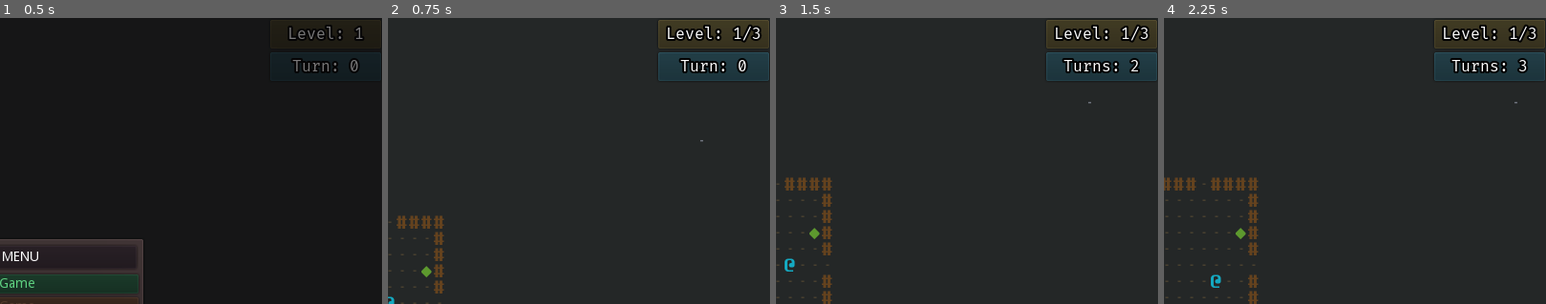
Above: before the commit, frames 1-4 (left to right).
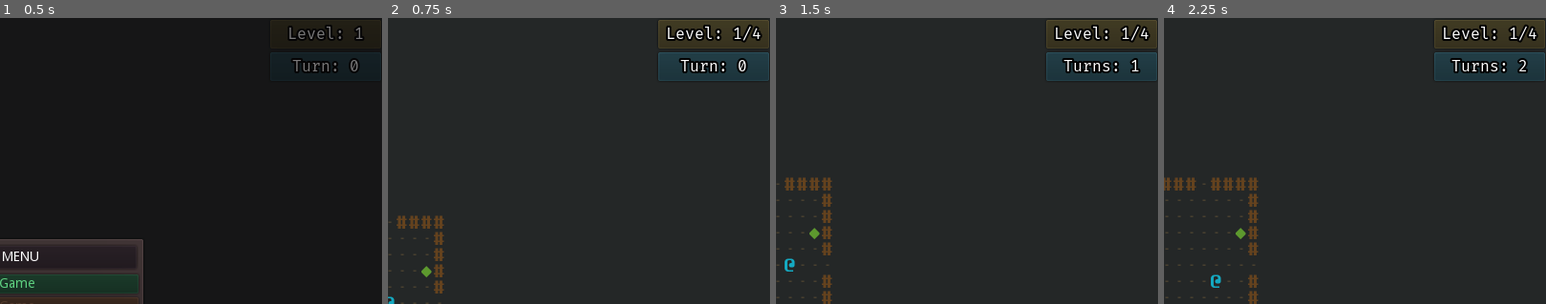
Above: after the commit, the same moments.

Repository: ZenCoderGames/ZRoguelikeGame
Game: Godot game, scene res://scene/main/MainScene.tscn
Two runs of this game, one before a commit and one after it. Both use one fixed random seed, a clock stepped at 60 frames per second and the inputs below.
Inputs:
- Up to frame 1 (0.5 s): no input
- Up to frame 2 (0.75 s): click "New Game" at 0.5 s
- Up to frame 3 (1.5 s): tap Enter at 1.25 s; hold Right (move_right) from 1.28 s (still down); tap S (cam_move_down) at 1.35 s
- Up to frame 4 (2.25 s): tap Space at 2 s; release Right (move_right) at 2.03 s; hold Down (move_down) from 2.03 s (still down); tap A (cam_move_left) at 2.1 s
The pictures show only the part of the screen within x 50-100%, y 0-50%; the shares and areas given below are measured in that part.

Frame 1 is identical in both runs. In frame 2, 0.1% of the frame differs, in the area x 81-98%, y 2-44%; in frame 3, 0.2%, in the area x 81-98%, y 2-30%; in frame 4, 0.2%.

Commit message:
Fixes for restarting and ascending levels

Diff:
--- a/resource/dungeons.json
+++ b/resource/dungeons.json
@@ -1,5 +1,12 @@
 {
 	"dungeons": [
+		{
+			"numRooms": 3,
+			"roomMinRows": 8,
+			"roomMaxRows": 12,
+			"roomMinCols": 8,
+			"roomMaxCols": 12
+		},
 		{
 			"numRooms": 9,
 			"roomMinRows": 8,
--- a/scene/main/MainScene.tscn
+++ b/scene/main/MainScene.tscn
@@ -43,6 +43,7 @@
 [node name="Battle" type="Node2D" parent="."]
 script = ExtResource( 4 )
 timeBetweenMoves = 0.2
+dontSpawnEnemies = true
 
 [node name="PlayerInput" type="Node" parent="Battle"]
 script = ExtResource( 3 )
--- a/scripts/battle/BattleInstance.gd
+++ b/scripts/battle/BattleInstance.gd
@@ -53,13 +53,14 @@
 
 func recreate_dungeon(newDungeonIdx):
 	currentDungeonIdx = newDungeonIdx
-	Dungeon.init(self, dungeonDataList[currentDungeonIdx])
-	Dungeon.clean_up()
-	_shared_dungeon_init()
-	emit_signal("OnDungeonRecreated")
+	Dungeon.clean_up(newDungeonIdx==0)
+	Dungeon.init(self, dungeonDataList[newDungeonIdx])
+	_shared_dungeon_init(newDungeonIdx==0)
+	if newDungeonIdx==0:
+		emit_signal("OnDungeonRecreated")
 
-func _shared_dungeon_init():
-	Dungeon.create()
+func _shared_dungeon_init(recreatePlayer:bool=true):
+	Dungeon.create(recreatePlayer)
 	onGameOver = false
 	_toggle_main_menu()
 	Dungeon.player.connect("OnDeath", self, "_on_game_over")
--- a/scripts/battle/Dungeon.gd
+++ b/scripts/battle/Dungeon.gd
@@ -11,7 +11,7 @@
 const intersectionBuffer:int = 0
 
 var player:PlayerCharacter = null
-var turnsTaken:int = 0
+var turnsTaken:int = -1
 
 var loadedScenes:Array = []
 
@@ -24,14 +24,14 @@
 	battleInstance = battleInst
 	dungeonData = dungeonDataRef
 
-func create() -> void:
+func create(recreatePlayer:bool) -> void:
 	_init_rooms()
 	_init_connections()
 	_init_path()
 	_init_data()
 	_init_enemies()
 	_init_items()
-	_init_player()
+	_init_player(recreatePlayer)
 
 func _init_rooms():
 	rooms = []
@@ -265,13 +265,18 @@
 		if !room.isStartRoom:
 			room.generate_items(randi() % 2)"""
 
-func _init_player():
+func _init_player(recreatePlayer:bool):
 	var cell:DungeonCell = rooms[0].get_safe_starting_cell()
-	player = load_character(loadedScenes, cell, dataManager.playerData, Constants.ENTITY_TYPE.DYNAMIC, Constants.pc, Constants.TEAM.PLAYER)
-	emit_signal("OnPlayerCreated", player)
+	if recreatePlayer:
+		player = load_character(loadedScenes, cell, dataManager.playerData, Constants.ENTITY_TYPE.DYNAMIC, Constants.pc, Constants.TEAM.PLAYER)
+		emit_signal("OnPlayerCreated", player)
+		player.connect("OnCharacterMove", self, "_on_turn_taken")
+		player.equipment.connect("OnSpellActivated", self, "_on_player_spell_activated")
+	else:
+		player.move_to_cell(cell)
+		turnsTaken = turnsTaken - 1
+
 	_on_turn_taken(0, 0)
-	player.connect("OnCharacterMove", self, "_on_turn_taken")
-	player.equipment.connect("OnSpellActivated", self, "_on_player_spell_activated")
 
 func _on_player_spell_activated(item):
 	_on_turn_taken(0, 0)
@@ -293,18 +298,20 @@
 	player.post_update()
 	player.cell.room.post_update_entities()
 
-func clean_up():
-	for loadedScene in loadedScenes:
-		loadedScene.queue_free()
-	loadedScenes.clear()
-
-	player = null
+func add_to_dungeon_scenes(scene):
+	loadedScenes.append(scene)
+
+func clean_up(fullRefreshDungeon:bool=true):
+	if fullRefreshDungeon:
+		for loadedScene in loadedScenes:
+			loadedScene.queue_free()
+		loadedScenes.clear()
 
 	for room in rooms:
 		room.clean_up()
 	rooms.clear()
 
-	turnsTaken = 0
+	turnsTaken = -1
 
 # HELPERS
 func is_intersecting_with_any_room(testRoom):
--- a/scripts/battle/instance/rooms/DungeonCell.gd
+++ b/scripts/battle/instance/rooms/DungeonCell.gd
@@ -21,8 +21,10 @@
 
 # CELL TYPE
 func init_cell(obj:Node, cellTypeEnum:int):
+	if floorObject!=null:
+		room.clean_up_loaded_scene(floorObject)
 	floorObject = obj
-	if floorObject.get_child(0)!=null:
+	if floorObject.get_child_count()>0:
 		floorObject.get_child(0).text = ""
 	set_cell_type(cellTypeEnum)
 
@@ -33,8 +35,9 @@
 	return cellType == type
 
 func show_debug_path_cell(cost:int):
-	floorObject.get_child(0).visible = true
-	floorObject.get_child(0).text = str(cost)
+	if floorObject.get_child_count()>0:
+		floorObject.get_child(0).visible = true
+		floorObject.get_child(0).text = str(cost)
 
 func is_connection():
 	return is_cell_type(Constants.CELL_TYPE.CONNECTOR)
--- a/scripts/battle/instance/rooms/DungeonRoom.gd
+++ b/scripts/battle/instance/rooms/DungeonRoom.gd
@@ -251,9 +251,12 @@
 		elif(cell.is_entity_type(Constants.ENTITY_TYPE.DYNAMIC)):
 			# Item
 			if cell.entityObject is Item:
-				entity.pick_item(cell.entityObject)
-				cell.entityObject.picked()
-				items.erase(cell.entityObject)
+				var item = cell.entityObject
+				entity.pick_item(item)
+				Dungeon.add_to_dungeon_scenes(item)
+				loadedScenes.erase(item)
+				item.picked()
+				items.erase(item)
 				currentCell.clear_entity()
 				cell.init_entity(entity, Constants.ENTITY_TYPE.DYNAMIC)
 				entity.move_to_cell(cell)
@@ -369,7 +372,7 @@
 
 	var exitObj:Node = null
 	if Dungeon.battleInstance.is_last_level():
-		exitObj = Utils.create_scene(loadedScenes, "end", Constants.End, Constants.room_exit, exitCell)
+		exitObj = Utils.create_scene(loadedScenes, "end", Constants.End, Constants.room_end, exitCell)
 		exitCell.init_cell(exitObj, Constants.CELL_TYPE.END)
 	else:
 		exitObj = Utils.create_scene(loadedScenes, "exit", Constants.Exit, Constants.room_exit, exitCell)
--- a/scripts/library/Constants.gd
+++ b/scripts/library/Constants.gd
@@ -29,6 +29,7 @@
 const room_floor: String = "floor"
 const room_wall: String = "wall"
 const room_exit: String = "exit"
+const room_end: String = "end"
 const enemies: String = "enemies"
 const items: String = "items"
 
